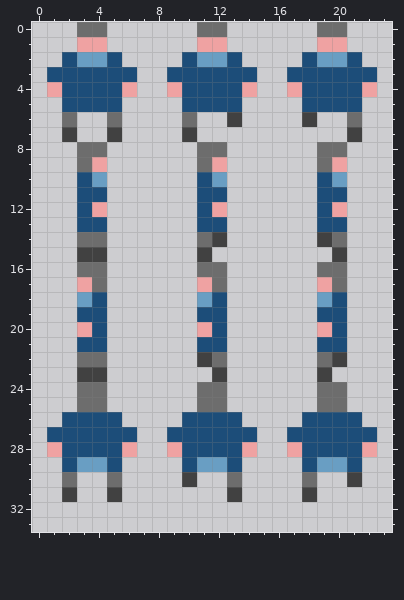
Pixel-art sprite, stored at media/playercold.png. That is the earlier state.
The file is 64x64 pixels. Shown: x 0..23, y 0..33.
Once edited:
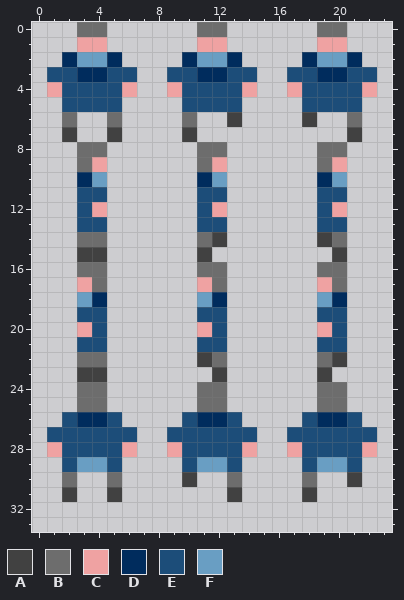
Palette (. is transparent): A #414141  B #6d6d6d  C #efa2a2  D #002c5d  E #1c4d79  F #699ec3
What changed:
y 2: x 2 E -> D; x 5 E -> D; x 10 E -> D; x 13 E -> D; x 18 E -> D; x 21 E -> D
y 3: x 3..4 EE -> DD; x 11..12 EE -> DD; x 19..20 EE -> DD
y 10: x 3 E -> D; x 11 E -> D; x 19 E -> D
y 18: x 4 E -> D; x 12 E -> D; x 20 E -> D
y 26: x 3..4 EE -> DD; x 11..12 EE -> DD; x 19..20 EE -> DD
